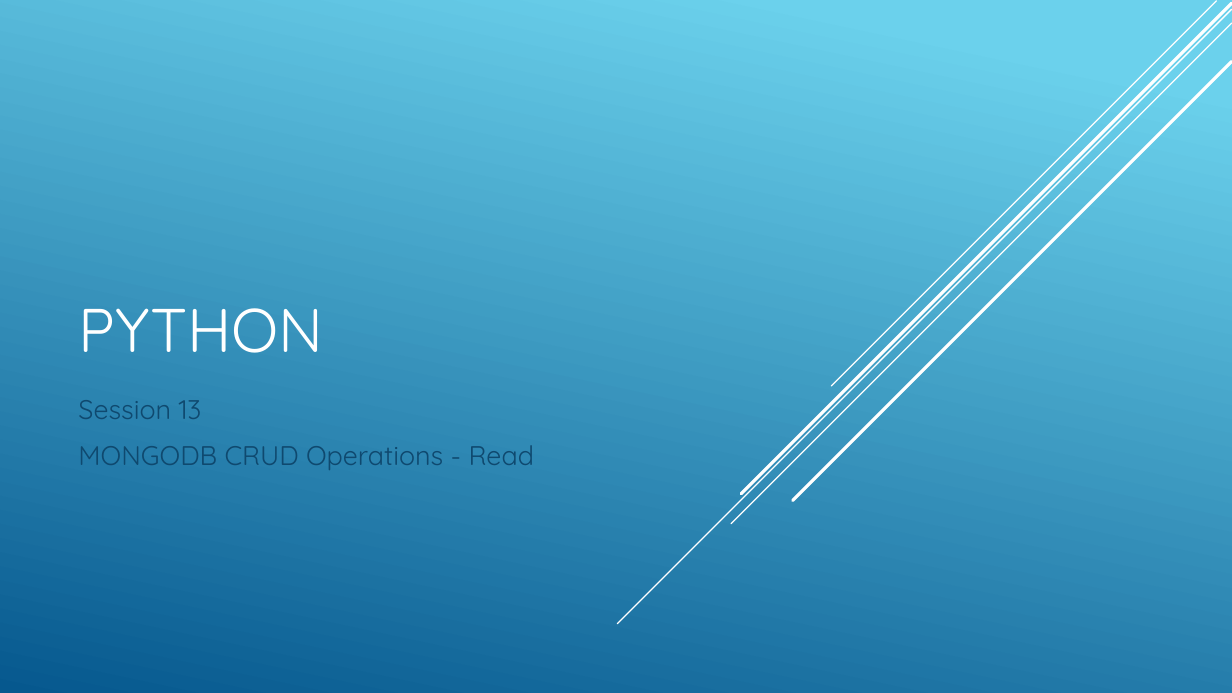
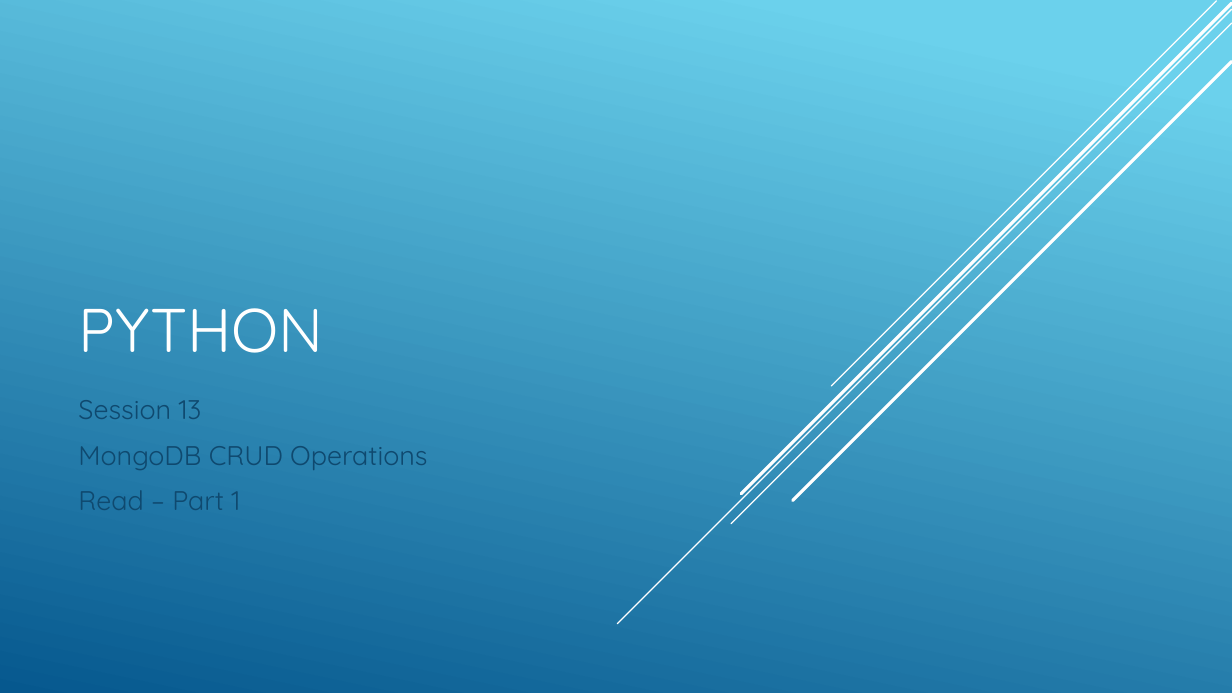
Before and after one commit to cabarca01/PythonDojo, a slide deck: slide 1 of slides/klasse13.pptx. Drawn at 1232x693 pixels with LibreOffice and Linux fonts; fonts in the diff are those of the drawing. Boxes give left, top, right and bottom in pixels: in the first picture for what was removed or moved away, otherwise in the second. Text is boxed around its words. In the diff, an @@ line names an element or a change of style, - is before the commit and + after.

Commit message:
Lesson 13: MongoDB - Read Operations part 1

```diff
--- a/slides/klasse13.pptx
+++ b/slides/klasse13.pptx
@@ subtitle at <box>78,446,427,510</box>: text changed @@
-MONGODB CRUD Operations - Read
+MongoDB CRUD Operations
+Read – Part 1
```
Also in this commit, not shown: 1 other file.
